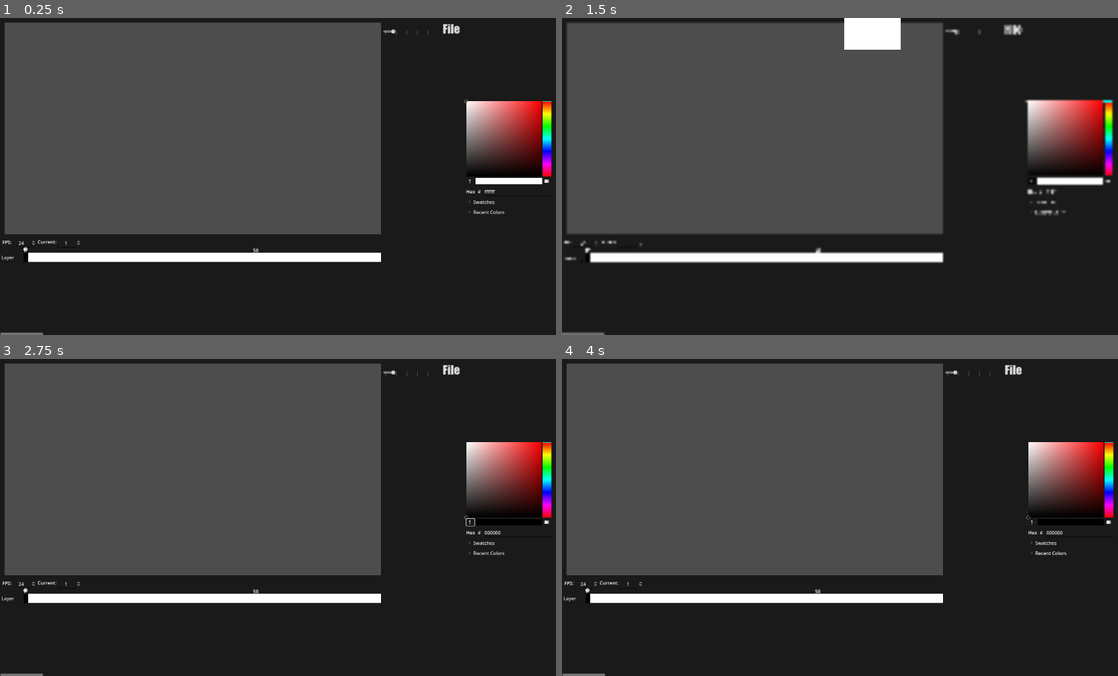
Above: before the commit, frames 1-4 (two rows, left to right).
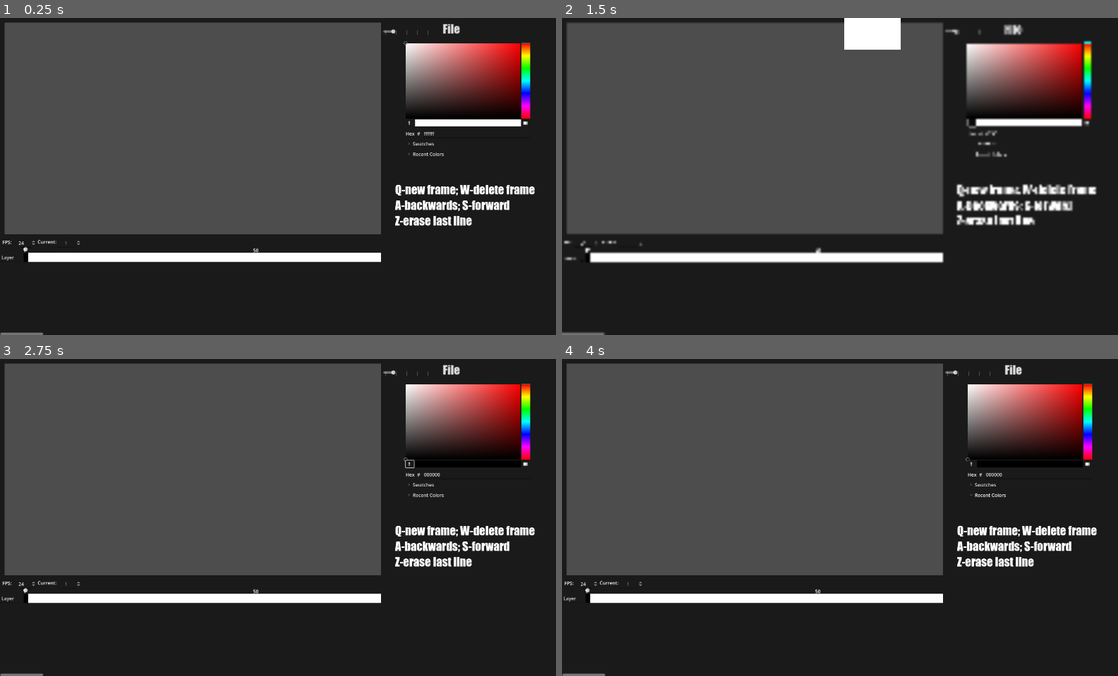
Above: after the commit, the same moments.

Repository: Drawsi/Anim
Game: Godot game, scene res://Node2D.tscn
The game is run twice, just before and just after one commit, with the same random seed, the same clock (stepped at 60 frames per second) and the same inputs.
Inputs (mouse positions are in pixels of both pictures, inside the frame that each line leads up to; where the layout moved, square brackets give the same spot in the first picture):
- Up to frame 1 (0.25 s): no input
- Up to frame 2 (1.5 s): click "File" at 0.5 s; click (973, 122) [1034, 179] at 1.25 s
- Up to frame 3 (2.75 s): click "Swatches" at 2 s
- Up to frame 4 (4 s): click "Recent Colors" at 2.75 s; click (589, 599) at 3.5 s

The runs differ from the first frame. In frame 1, 9.2% of the frame differs, in the area x 11-100%, y 7-72%; in frame 2, 9.8%, in the area x 70-100%, y 7-66%; in frame 3, 9.2%; in frame 4, 9.2%.

Commit message:
Version_1.3.1

Diff:
--- a/FrameView.tscn
+++ b/FrameView.tscn
@@ -4,3 +4,10 @@
 
 [node name="1" type="Node2D"]
 script = ExtResource("1_hhvgj")
+
+[node name="ColorRect" type="ColorRect" parent="."]
+visible = false
+offset_left = 128.0
+offset_top = 72.0
+offset_right = 168.0
+offset_bottom = 112.0
--- a/Node2D.tscn
+++ b/Node2D.tscn
@@ -60,10 +60,10 @@
 anchor_top = 0.5
 anchor_right = 1.0
 anchor_bottom = 0.5
-offset_left = -272.0
-offset_top = -260.0
-offset_right = -40.0
-offset_bottom = 252.0
+offset_left = -544.0
+offset_top = -458.0
+offset_right = -112.0
+offset_bottom = 86.0
 grow_horizontal = 0
 grow_vertical = 2
 color_modes_visible = false
@@ -82,12 +82,25 @@
 tick_count = 5
 ticks_on_borders = true
 
+[node name="Label" type="Label" parent="Brush_Settings"]
+layout_mode = 0
+offset_left = 1344.0
+offset_top = 560.0
+offset_right = 1528.0
+offset_bottom = 616.0
+theme_override_fonts/font = ExtResource("4_wxax8")
+theme_override_font_sizes/font_size = 40
+text = "Q-new frame; W-delete frame
+A-backwards; S-forward
+Z-erase last line"
+
 [node name="DrawingArea" type="SubViewportContainer" parent="."]
 custom_minimum_size = Vector2(1280, 720)
 offset_left = 16.0
 offset_top = 16.0
 offset_right = 1296.0
 offset_bottom = 736.0
+mouse_default_cursor_shape = 3
 
 [node name="SubViewport" type="SubViewport" parent="DrawingArea"]
 handle_input_locally = false
@@ -151,6 +164,7 @@
 max_value = 750.0
 value = 1.0
 alignment = 1
+editable = false
 update_on_text_changed = true
 
 [node name="ScrollContainer" type="ScrollContainer" parent="Animation"]
--- a/Scripts/Changes.gd
+++ b/Scripts/Changes.gd
@@ -6,15 +6,31 @@
 var f = preload("res://FrameView.tscn")
 var empty = load("res://Frame_Icons/empty.png")
 var new = load("res://Frame_Icons/new.png")
+var last_frame
+var this_frame
 
 
 func _process(_delta):
 	var ff = f.instantiate()
 	var find = $DrawingArea/SubViewport.find_child(str(Global.current_frame),true,false)
 	var verify = tlayer.get_child(Global.current_frame-1).get_texture_normal()==new
+	_inviz()
+	#	Create a frame if none is present
 	if find==null and verify:
 		ff.name = str(Global.current_frame)
-		ff.visible = false
+		ff.visible = true
+		ff.set_process_input(true)
 		#print("Frame ",ff.name," added!")
 		$DrawingArea/SubViewport.add_child(ff)
-	print($DrawingArea/SubViewport.get_children())
+		#print($DrawingArea/SubViewport.get_children())
+	#	Deletes the frame
+	if find and !verify:
+		find.queue_free()
+func _inviz():
+	for i in $DrawingArea/SubViewport.get_children():
+		if i.name==str(Global.current_frame):
+			i.visible = true
+			i.set_process_input(true)
+		else:
+			i.visible = false
+			i.set_process_input(false)
--- a/Scripts/FP.gd
+++ b/Scripts/FP.gd
@@ -12,6 +12,10 @@
 var redo_size = 15
 @onready var tab_container = $"../../../.."
 @onready var brush_settings = $"../../../Brush_Settings"
+
+func _ready():
+	var random_color = Color(randf(), randf(), randf())
+	$ColorRect.color = random_color
 
 func _input(event):
 	_lifo()
--- a/t_slider.gd
+++ b/t_slider.gd
@@ -19,14 +19,16 @@
 	$Slider.value = Global.current_frame
 
 func _input(_event):
-	var _next  = Input.is_action_pressed("next")
-	var _previous  = Input.is_action_pressed("previous")
+	var _next  = Input.is_action_just_pressed("next")
+	var _fnext  = Input.is_action_pressed("next")
+	var _previous  = Input.is_action_just_pressed("previous")
+	var _fprevious = Input.is_action_pressed("previous")
 	var _play  = Input.is_action_pressed("play")
 
 			#Moving thru frames
-	if _next:
+	if _next or _fnext:
 		$Slider.value = $Slider.value + 1
-	if _previous:
+	if _previous or _fprevious:
 		$Slider.value = $Slider.value - 1
 	if _play:
 		stop = !stop
